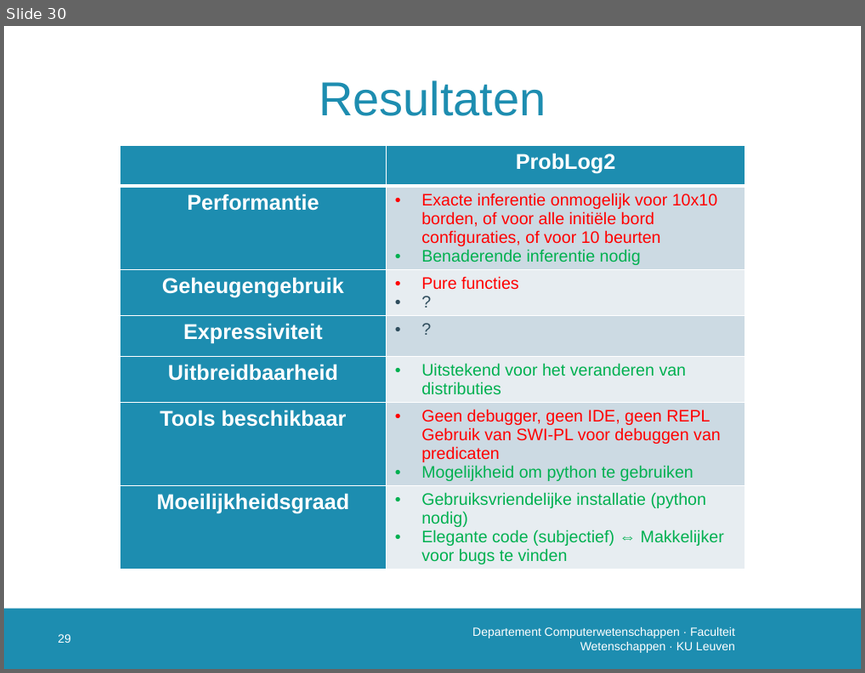
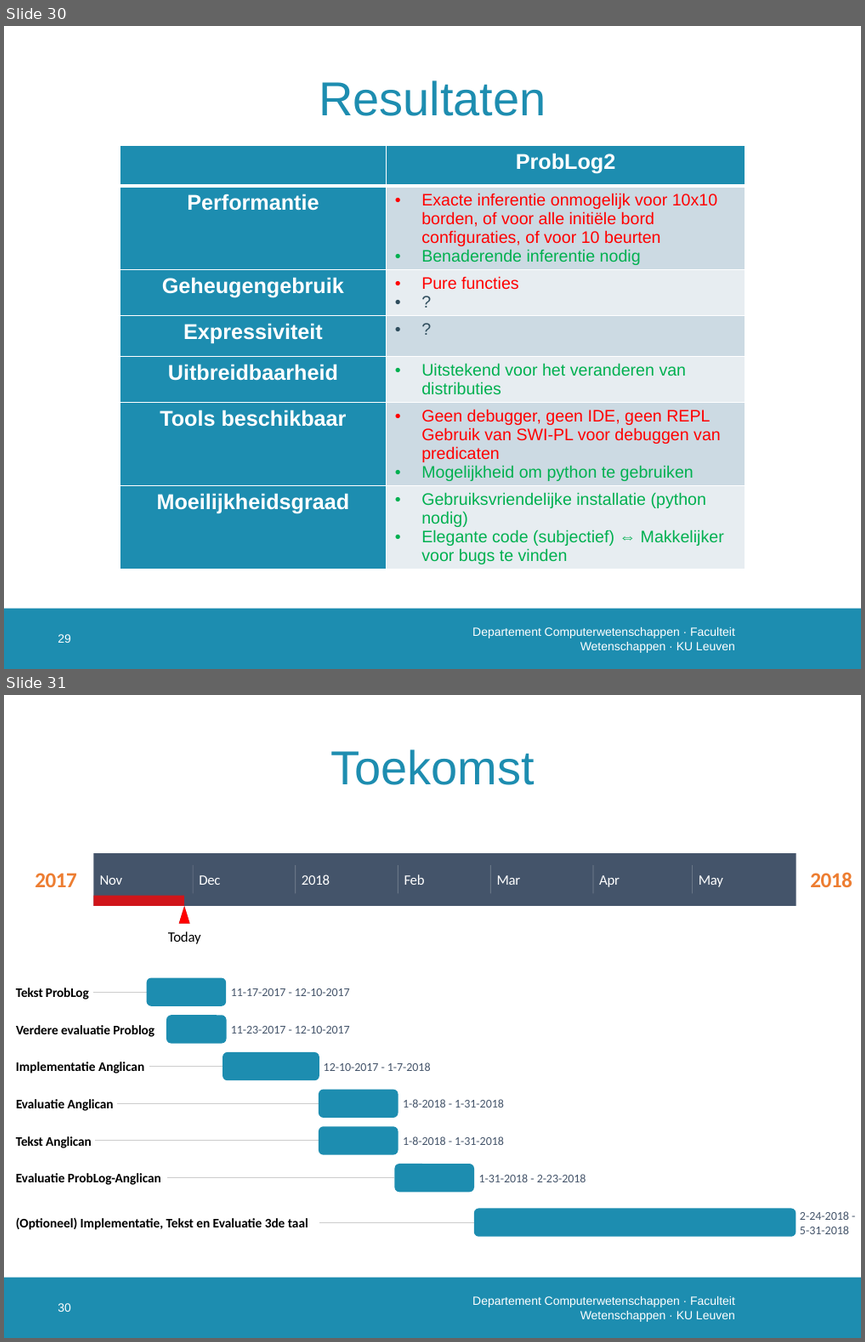
Before and after one commit to susverwimp/T208-Probabilistic-Programming-A-Case-Study, a slide deck: thesis/presentations/2 second/secondv2.pptx. Shown one above the other, each under a label of ours: slide 30 before the commit, slides 30 and 31 after it. The pictures are 865x673 and 865x1342 pixels, drawn with LibreOffice and Linux fonts; fonts in the diff are those of the drawing; background and template pictures are left out. Boxes give left, top, right and bottom in pixels: in the first picture for what was removed or moved away, otherwise in the second. Text is boxed around its words. In the diff, an @@ line names an element or a change of style, - is before the commit and + after.

```diff
--- a/thesis/presentations/2 second/secondv2.pptx
+++ b/thesis/presentations/2 second/secondv2.pptx
@@ slide 31 added at bbox=[4, 695, 861, 1338], background #FFFFFF; not listed: 1 template element that a slide beside it also shows @@
@@ text added at bbox=[330, 749, 534, 785], 40 pt, text #1D8DB0 @@
+Toekomst
@@ group added at bbox=[16, 852, 852, 1236]: 24 texts, 12 lines, 7 rounded rectangles, 2 rectangles, 1 triangle @@
+2017
+2018
+Today
+Nov
+Dec
+2018
+Feb
+Mar
+Apr
+May
+11-17-2017 - 12-10-2017
+Tekst ProbLog
+11-23-2017 - 12-10-2017
+Verdere evaluatie Problog
+12-10-2017 - 1-7-2018
+Implementatie Anglican
+1-8-2018 - 1-31-2018
+Evaluatie Anglican
+1-8-2018 - 1-31-2018
+Tekst Anglican
+1-31-2018 - 2-23-2018
+Evaluatie ProbLog-Anglican
+2-24-2018 - 5-31-2018
+(Optioneel) Implementatie, Tekst en Evaluatie 3de taal
@@ page number added at bbox=[58, 1303, 71, 1311], 10 pt, text #FFFFFF @@
+30
@@ text added at bbox=[472, 1296, 735, 1321], 10 pt, text #FFFFFF @@
+Departement Computerwetenschappen · Faculteit Wetenschappen · KU Leuven
```
Also in this commit, not shown: 1 slide changed, 1 slide removed.
